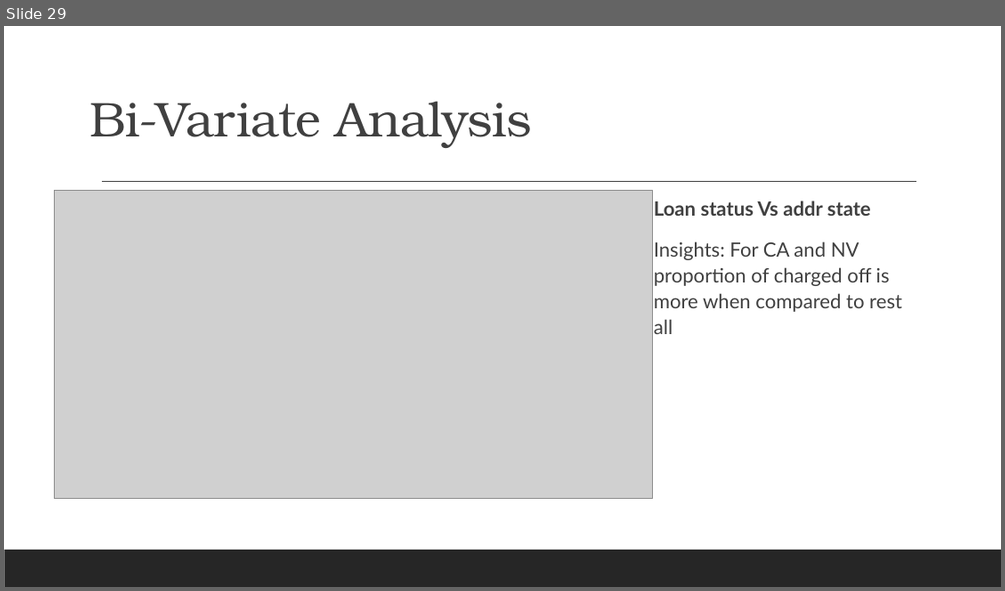
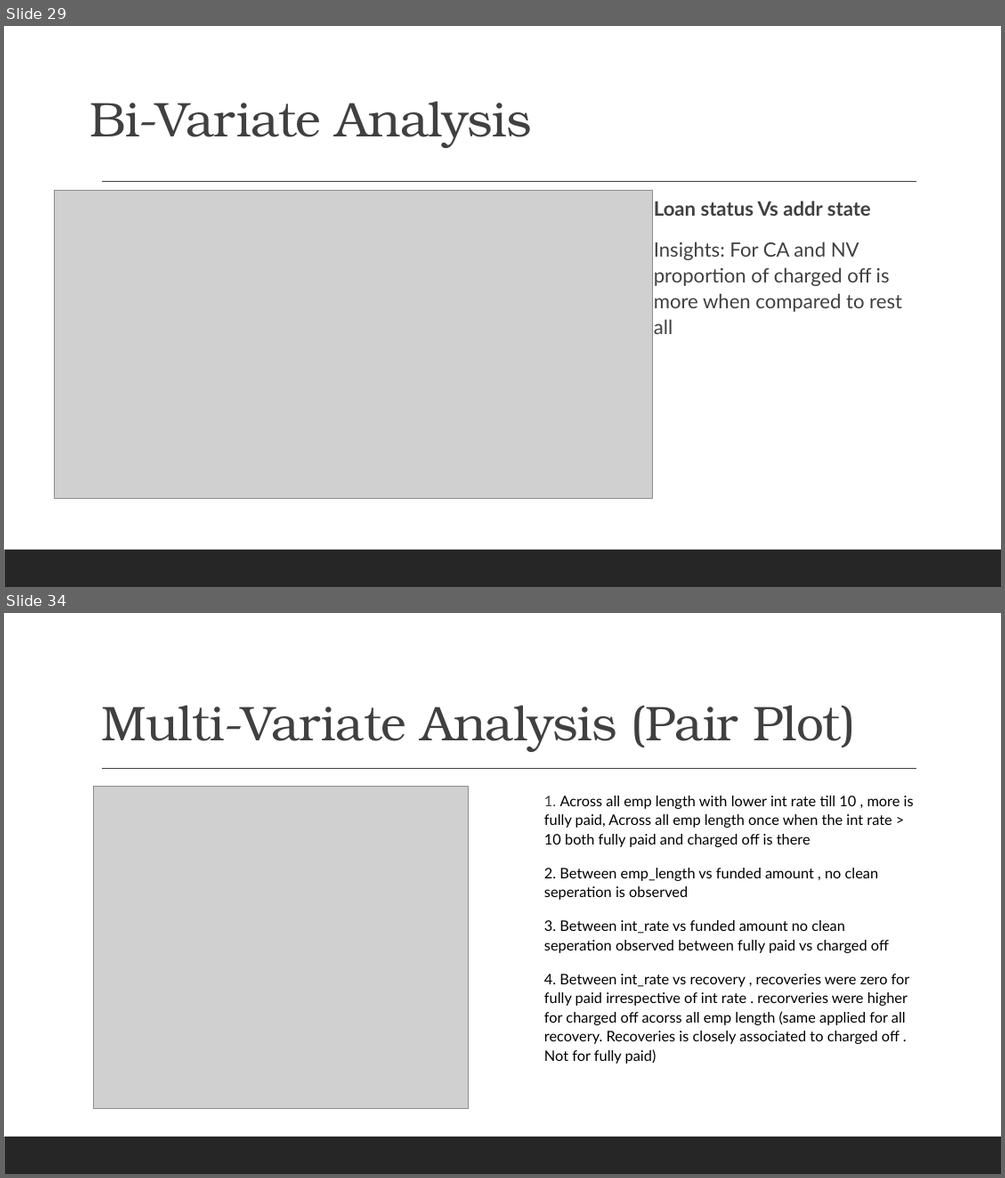
Before and after one commit to shrutich91/LENDING-CLUB-CASE-STUDY, a slide deck: Lending Club Case Study.pptx. Shown one above the other, each under a label of ours: slide 29 before the commit, slides 29 and 34 after it; the slides between them are not shown. The pictures are 1005x591 and 1005x1178 pixels, drawn with LibreOffice and Linux fonts; fonts in the diff are those of the drawing; grey boxes stand for pictures. Boxes give left, top, right and bottom in pixels: in the first picture for what was removed or moved away, otherwise in the second. Text is boxed around its words. In the diff, an @@ line names an element or a change of style, - is before the commit and + after.

Commit message:
Added multi-variate analysis ppt
Added multi-variate analysis ppt and corrected pythn notebook

```diff
--- a/Lending Club Case Study.pptx
+++ b/Lending Club Case Study.pptx
@@ slide 34 added at bbox=[4, 613, 1001, 1174], background #FFFFFF; not listed: 2 template elements that a slide beside it also shows @@
@@ title added at bbox=[101, 705, 855, 752], 47 pt, text #404040 @@
+Multi-Variate Analysis (Pair Plot)
@@ picture added at bbox=[94, 787, 469, 1109] @@
@@ text added at bbox=[544, 795, 914, 1063], 14 pt, text #000000 @@
+  1. Across all emp length with lower int rate till 10 , more is fully paid, Across all emp length once when the int rate > 10 both fully paid and charged off is there
+  2. Between emp_length vs funded amount , no clean seperation is observed
+  3. Between int_rate vs funded amount no clean seperation observed between fully paid vs charged off
+  4. Between int_rate vs recovery , recoveries were zero for fully paid irrespective of int rate . recorveries were higher for charged off acorss all emp length (same applied for all recovery. Recoveries is closely associated to charged off . Not for fully paid)
```
Also in this commit, not shown: 3 slides changed, 7 other slides added, 1 other file.
